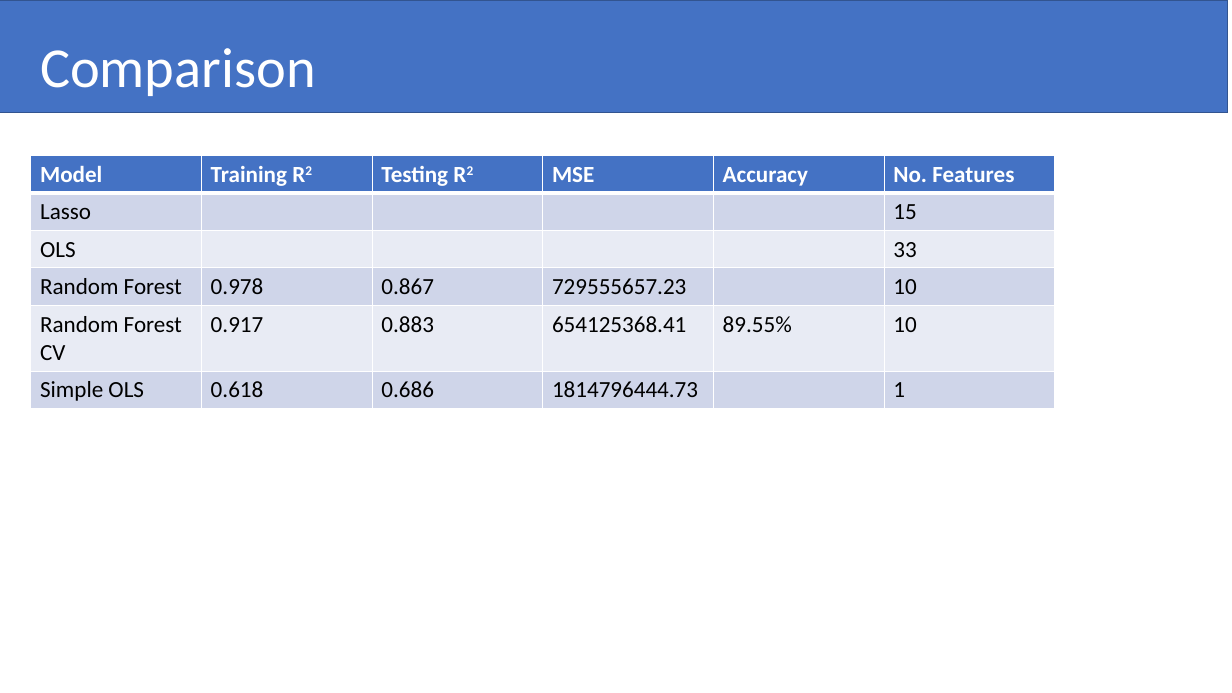
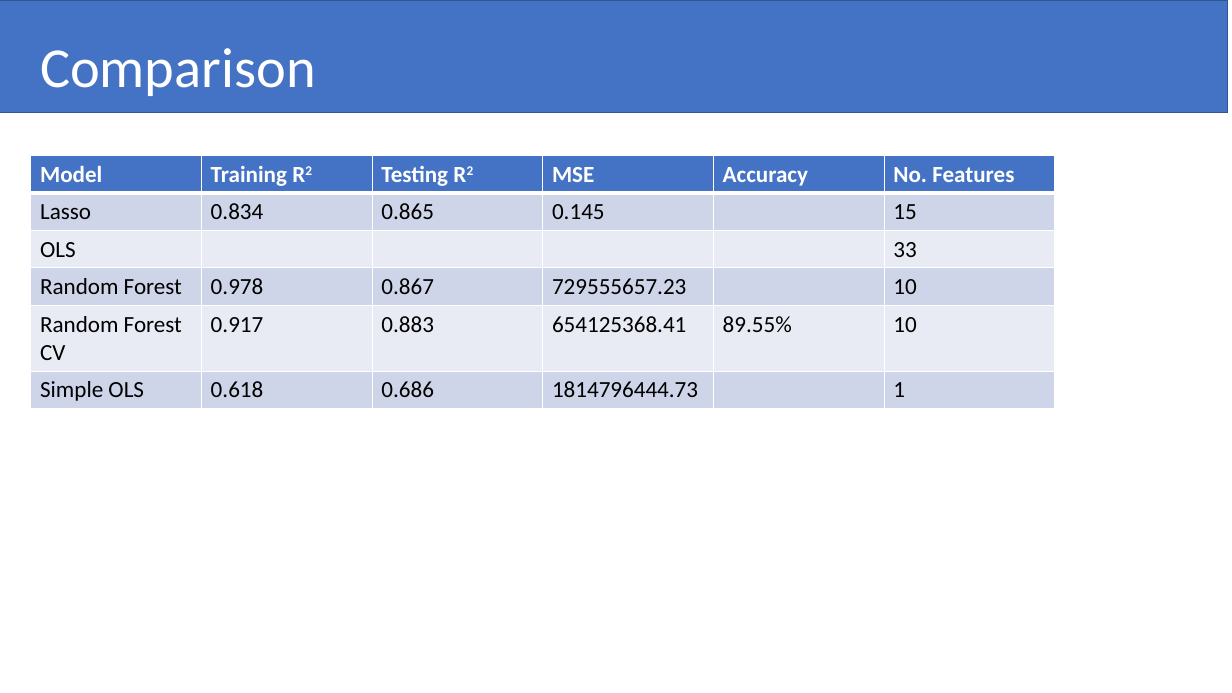
Before and after one commit to pshappycle/Home_Value_Predictor, a slide deck: slide 2 of Presentation/daniel.pptx. Drawn at 1232x693 pixels with LibreOffice and Linux fonts; fonts in the diff are those of the drawing. Boxes give left, top, right and bottom in pixels: in the first picture for what was removed or moved away, otherwise in the second. Text is boxed around its words. In the diff, an @@ line names an element or a change of style, - is before the commit and + after.

```diff
--- a/Presentation/daniel.pptx
+++ b/Presentation/daniel.pptx
@@ table at (x1=30, y1=155, x2=1056, y2=408) @@
-row 2: Lasso |  |  |  |  | 15
+row 2: Lasso | 0.834 | 0.865 | 0.145 |  | 15
```
Also in this commit, not shown: 22 other files.
